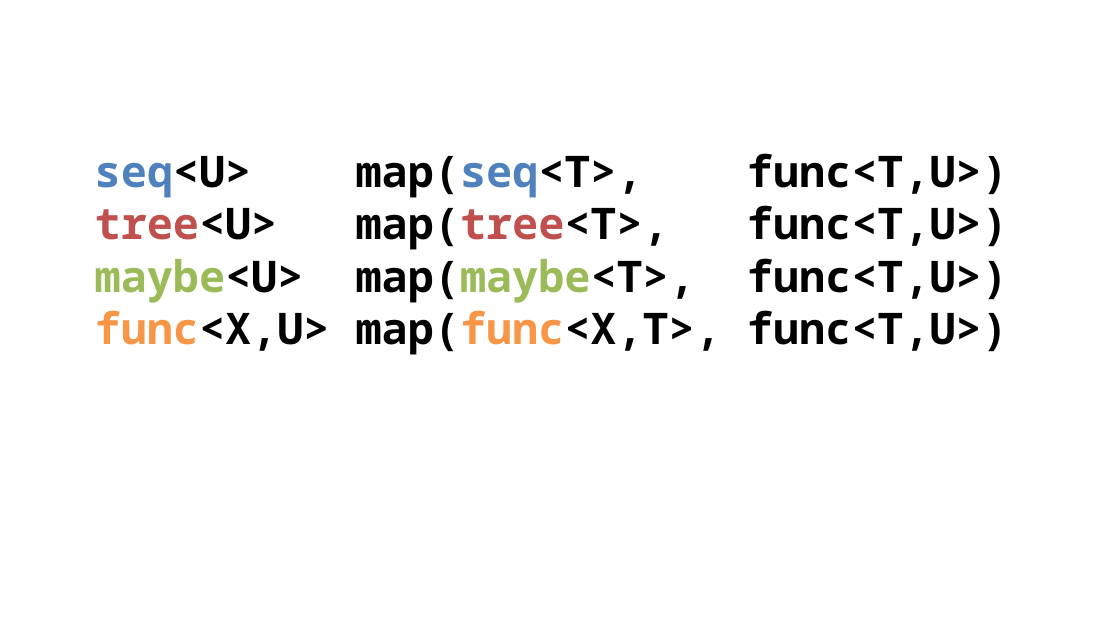
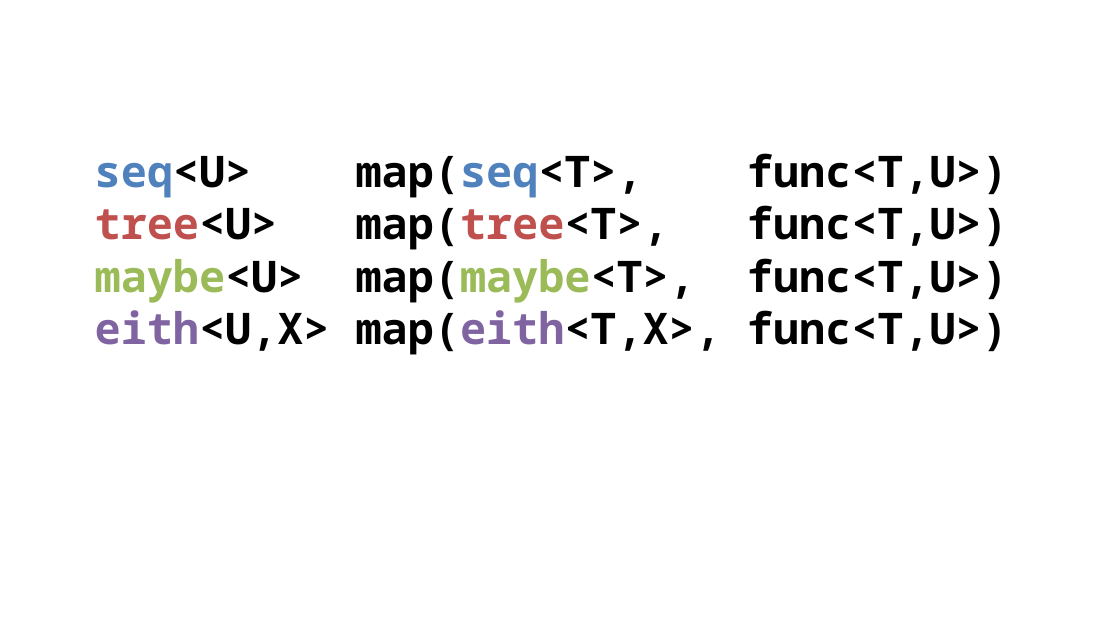
Before and after one commit to itowlson/zygo, a slide deck: slide 55 of How I learned to stop worrying and love the zygohistomorphic prepromorphism.pptx (slide 43 before the commit). Drawn at 1120x630 pixels with LibreOffice and Linux fonts; fonts in the diff are those of the drawing. Boxes give left, top, right and bottom in pixels: in the first picture for what was removed or moved away, otherwise in the second. Text is boxed around its words. In the diff, an @@ line names an element or a change of style, - is before the commit and + after.

```diff
--- a/How I learned to stop worrying and love the zygohistomorphic prepromorphism.pptx
+++ b/How I learned to stop worrying and love the zygohistomorphic prepromorphism.pptx
@@ text at (95, 310, 1008, 355): text changed @@
-func<X,U> map(func<X,T>, func<T,U>)
+eith<U,X> map(eith<T,X>, func<T,U>)
```
Also in this commit, not shown: 2 other slides changed, 33 slides added, 1 slide removed.
